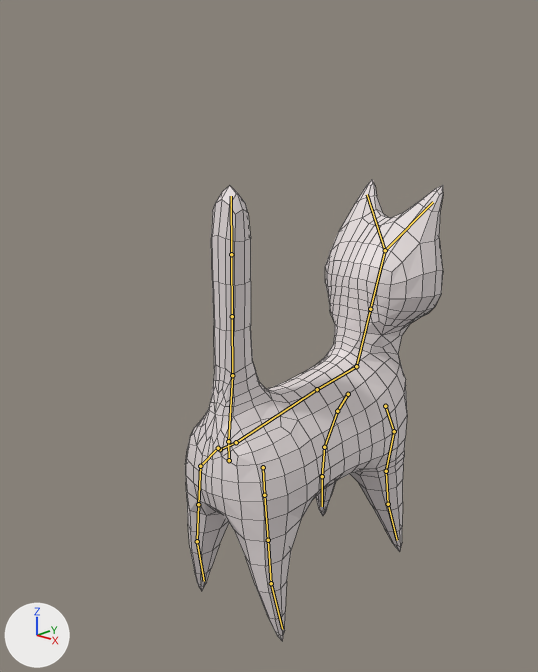
Before and after pictures for a commit that changed the Blender file Models/GatoV3_Bone.blend.
Camera for both pictures: a 50 mm lens placed at (5.53, -5.39, 4.21), pointed at (-0.2, 0.82, 1.57). The lights are fixed; the arrows at lower left show +X, +Y and +Z. The first picture is the older version. The bones that bend it are drawn over the model as lines. Mesh edges are drawn as thin lines.
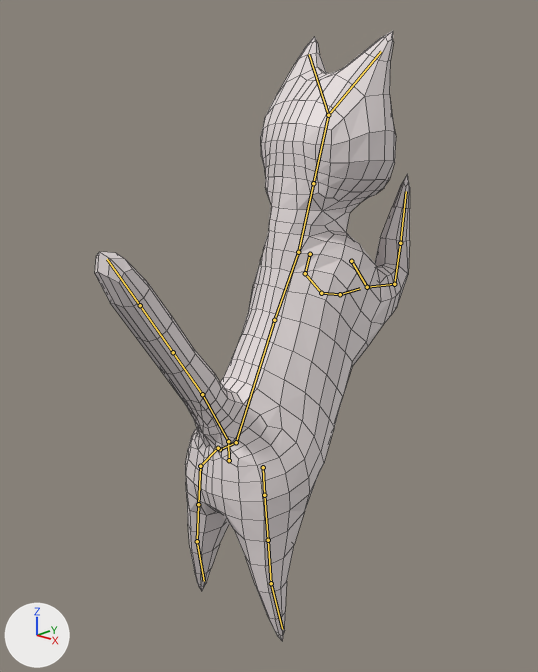
The newer file adds an action. The first version stands in its rest pose; the second is drawn at frame 1 of the action 'Esqueleto_acción.005'.

Where the change shows, as pixel boxes (x1, y1, x2, y2) in the pictures (538 x 672 px):
'Cube', posed (22% wider, 32% taller): before (185, 180, 443, 641); after (95, 31, 410, 641)
bone 'Torzo_Bajo', root to tip: before (236, 442) to (317, 389); after (236, 442) to (274, 320)
bone 'Cabeza', root to tip: before (356, 366) to (370, 309); after (298, 252) to (313, 183)
bone 'Pata_DelanteDER', root to tip: before (385, 406) to (394, 431); after (351, 261) to (367, 287)
bone 'Hueso.008', root to tip: before (394, 431) to (386, 471); after (367, 287) to (394, 284)
bone 'Hueso.024', root to tip: before (386, 471) to (388, 504); after (394, 284) to (400, 243)
bone 'Pata_DelanteIZQ', root to tip: before (348, 394) to (337, 411); after (310, 254) to (305, 273)
bone 'Hueso.020', root to tip: before (337, 411) to (324, 447); after (305, 273) to (321, 293)
bone 'Hueso.004', root to tip: before (228, 441) to (232, 375); after (228, 441) to (202, 394)

What the commit changed:
Bone 'Torzo_Bajo' (bone_torzo_bajo) turns from (0, 0, 0) to (0, 0, 55) degrees about its own x, y and z.
Bone 'Cabeza' (bone_cabeza) turns from (0, 0, 0) to (0, 0, -53) degrees about its own x, y and z.
Bone 'Pata_DelanteDER' (bone_pata_delanteder) turns from (0, 0, 0) to (25, -18, 6) degrees about its own x, y and z.
Bone 'Hueso.008' (bone_hueso_008) turns from (0, 0, 0) to (-81, -7, -15) degrees about its own x, y and z.
Bone 'Hueso.024' (bone_hueso_024) turns from (0, 0, 0) to (-63, -3, -12) degrees about its own x, y and z.
Bone 'Pata_DelanteIZQ' (bone_pata_delanteizq) turns from (0, 0, 0) to (29, 11, 13) degrees about its own x, y and z.
Bone 'Hueso.020' (bone_hueso_020) turns from (0, 0, 0) to (-48, -7, -3) degrees about its own x, y and z.
Bone 'Hueso.004' (bone_hueso_004) turns from (0, 0, 0) to (-35, 0, 0) degrees about its own x, y and z.
